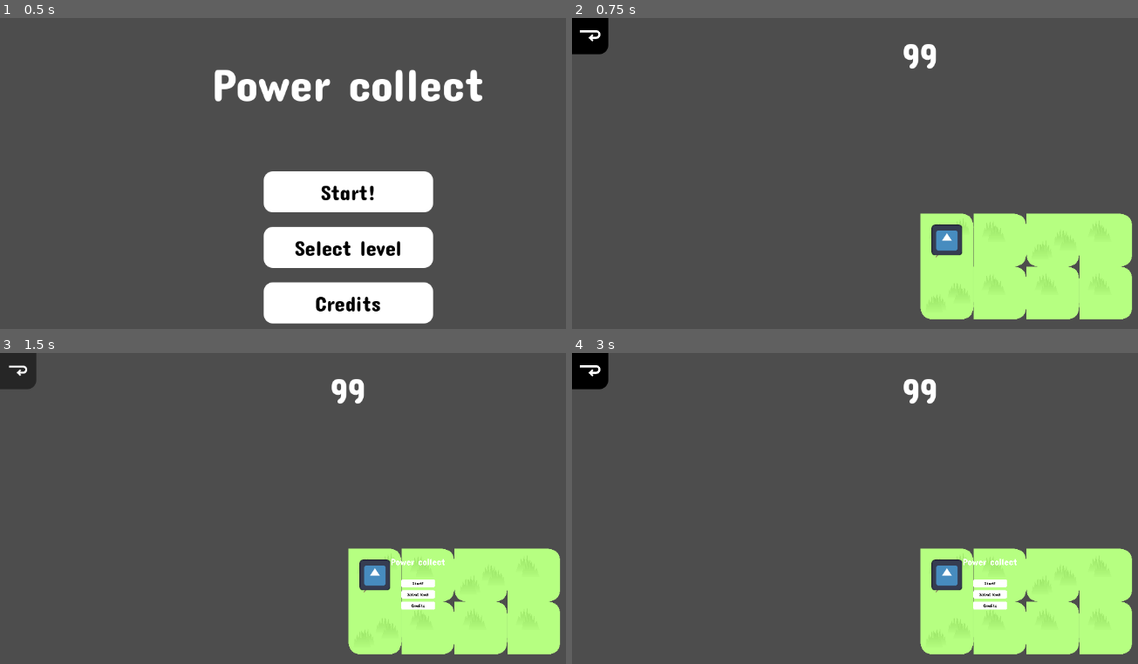
Above: before the commit, frames 1-4 (two rows, left to right).
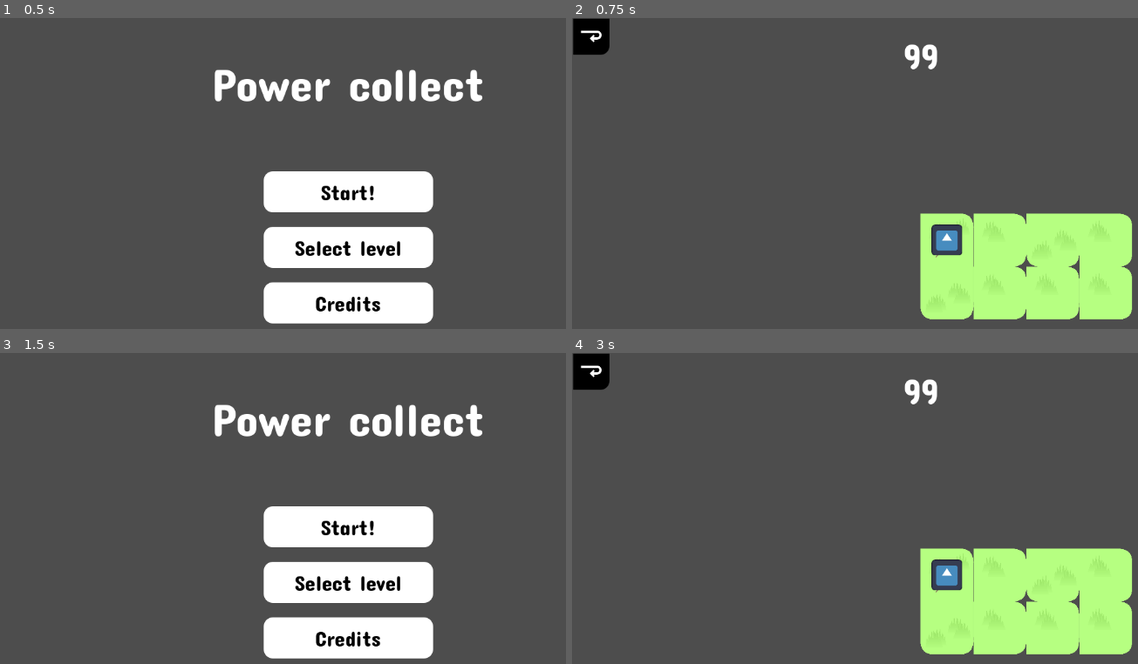
Above: after the commit, the same moments.

Repository: Sergueille/Collector
Game: Godot game, scene res://UI/menu_ui.tscn
Same seed, same stepped clock (60 frames per second), same inputs: the game is played once before the commit and once after it. The engine's default icon, where the game draws it, is replaced by a stand-in: a white triangle on a blue panel in a dark square.
Inputs (mouse positions are in pixels of both pictures, inside the frame that each line leads up to):
- Up to frame 1 (0.5 s): no input
- Up to frame 2 (0.75 s): click "Start!" at 0.5 s
- Up to frame 3 (1.5 s): click (16, 371) at 1.25 s
- Up to frame 4 (3 s): click (588, 371) at 2.02 s; click "Start!" at 2.75 s

Frame 1 is identical in both runs. In frame 2, 0.3% of the frame differs, in the area x 0-65%, y 0-17%; in frame 3, 24%, in the area x 0-100%, y 0-99%; in frame 4, 0.9%.

Commit message:
Fixed back button

Diff:
--- a/UI/in_game_ui_control_menu.gd
+++ b/UI/in_game_ui_control_menu.gd
@@ -2,4 +2,4 @@
 
 
 func _on_go_back_menu_button_pressed() -> void:
-	get_tree().change_scene_to_file("res://UI/menu_ui.tscn")
+	SceneSwitcher.go_to_level(ResourceLoader.load("res://UI/menu_ui.tscn").instantiate())
--- a/puzzle/puzzle.tscn
+++ b/puzzle/puzzle.tscn
@@ -40,6 +40,10 @@
 [node name="CanvasLayer" type="CanvasLayer" parent="."]
 
 [node name="IngameUI" parent="CanvasLayer" instance=ExtResource("3_xv3xb")]
+offset_left = 2.0
+offset_top = 1.0
+offset_right = 2.0
+offset_bottom = 1.0
 
 [node name="Player" parent="." instance=ExtResource("4_3gr0x")]
 scale = Vector2(2, 2)
